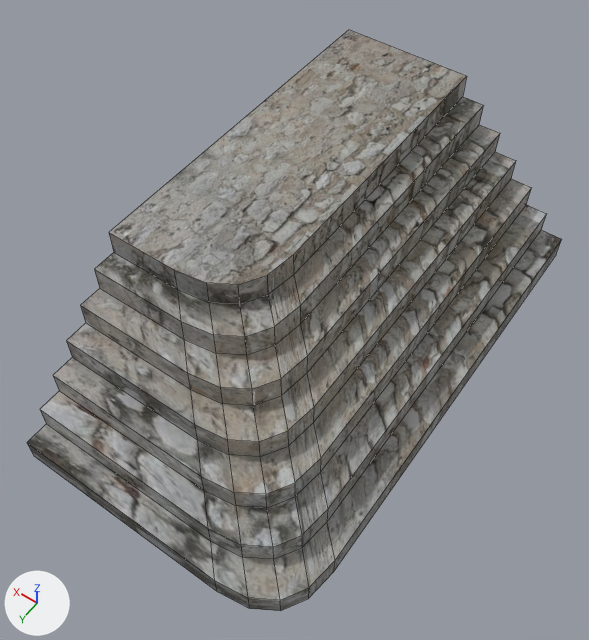
What one commit did to the FBX model Assets/Stag_1_map/별관/별관 외부/3D/계단.fbx.
Both versions are drawn from a 50 mm camera at (-25.15, -10.12, 9.41) aimed at (-20.81, -16.19, -0.12). Lighting does not change. The marker at lower left points along +X, +Y and +Z. The older version comes first. Mesh edges are drawn as thin lines. Where no turn or scale is listed for an object, it has been applied to the vertices.

Objects in the first picture: '입구'.
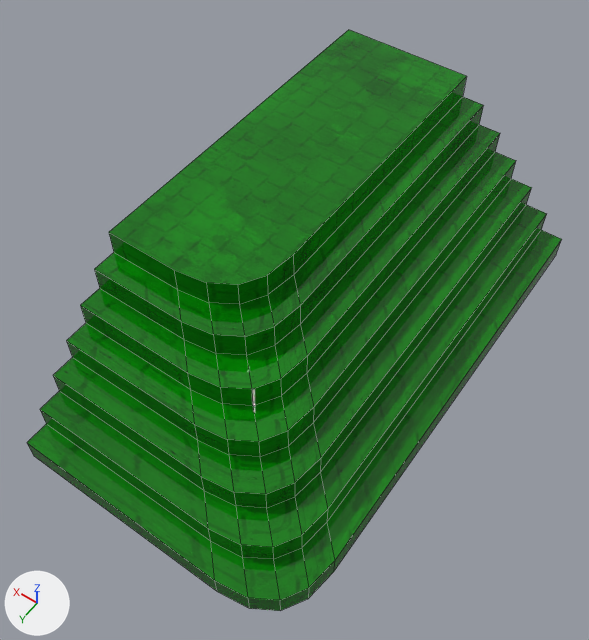
The change, as a diff of the scene's bpy script:
```diff
--- a/Assets/Stag_1_map/별관/별관 외부/3D/계단.fbx.py
+++ b/Assets/Stag_1_map/별관/별관 외부/3D/계단.fbx.py
@@ img_low_defaultmaterial_maskmap_png @@
+img_low_defaultmaterial_maskmap_png = load_image('low_DefaultMaterial_MaskMap.png', '../stone texture/1/low_DefaultMaterial_MaskMap.png', 2048, 2048, 'sRGB')
@@ mat_material__8 @@
+mat_material__8 = principled_material('Material #8')
+mat_material__8.texture = img_low_defaultmaterial_maskmap_png
+mat_material__8.roughness = 0.0
@@ me_mesh @@
 me_mesh.from_pydata(...)  # 120 vertices, 100 faces; spans x -3.23..1.31, y -2.93..5.22, z -1.38..1.38
-me_mesh.materials.append(mat_material__2)  # picture img_wall_stone_jpg
+me_mesh.materials.append(mat_material__8)  # picture img_low_defaultmaterial_maskmap_png
```

Location of each change, (x1, y1, x2, y2) in pixels of the pictures (589 x 640 px):
'입구', recoloured (grey to green): (27, 30, 562, 611) in both
